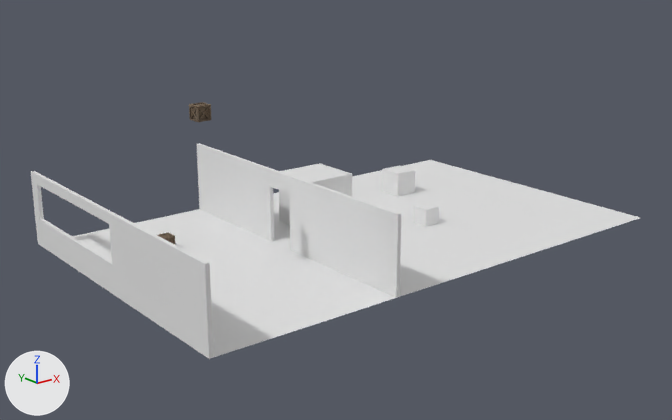
Renders of the glTF model public/models/startingRoom.glb from each side of a commit.
Both versions are drawn from a 50 mm camera at (-14.8, -28.2, 11.2) aimed at (5.6, -2.7, 1.0). The lights are fixed; the arrows at lower left show +X, +Y and +Z. Where no turn or scale is listed for an object, it has been applied to the vertices. Vertices at the same position are counted once.

In view in the first picture: 'Cube', 'Cube.001', 'Cube.002', 'Floor', 'Wall door', 'Wall glass', 'crate', 'crate.001'.
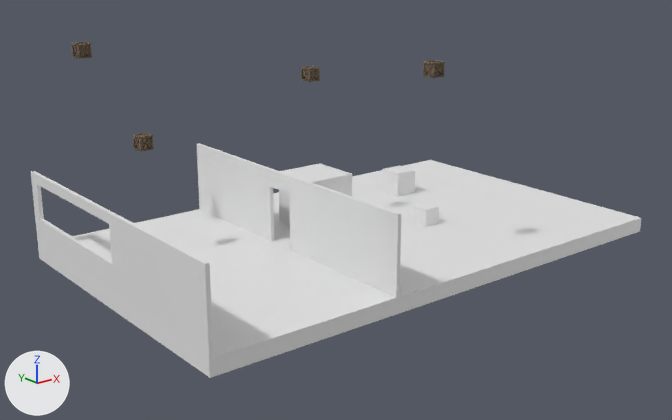
What differs and where, as boxes [x1, y1, x2, y2] in the pictures (672 x 420 px):
'Floor', reshaped (6% wider, 10% taller)
    before: [72, 160, 640, 358]
    after: [38, 160, 641, 378]
'crate.001', moved
    before: [189, 102, 211, 122]
    after: [133, 133, 154, 152]
'crate', moved
    before: [157, 232, 175, 244]
    after: [72, 42, 92, 59]
'crate.003', added
    after: [423, 60, 445, 78]
'crate.002', added
    after: [301, 66, 320, 82]

The change, as a list of edits to the scene's bpy script:
```text
Add mat_crate_003:
    mat_crate_003 = bpy.data.materials.new('crate.003')
    # uses the picture img_crate_basecolor
    # uses the picture img_crate_metallic_crate_roughness
    # uses the picture img_crate_normal
Add mat_crate_002:
    mat_crate_002 = bpy.data.materials.new('crate.002')
    # uses the picture img_crate_basecolor
    # uses the picture img_crate_metallic_crate_roughness
    # uses the picture img_crate_normal
Change me_plane_001:
    used by ob_floor; location = (0.0, 0.0, 0.0)
    remove me_plane_001.from_pydata(...)  # 6 vertices, 4 faces; spans x -3.4..16.3, y -8.5..3.4, z 0.0
    add me_plane_001.from_pydata(...)  # 12 vertices, 24 faces; spans x -3.4..16.3, y -8.5..3.4, z -0.6..0.0
    me_plane_001 part 1
    4 faces are deleted
    6 new vertices lie (0.0, 0.0, -0.6) away from vertices in x -3.4..16.3, y -8.5..3.4, z 0.0
    24 new faces join them
Add me_cube_006:
    me_cube_006.from_pydata(...)  # 388 vertices, 588 faces; spans x -0.248..0.248, y -0.248..0.248, z -0.248..0.248
    me_cube_006.materials.append(mat_crate_003)
Add me_cube_003:
    me_cube_003.from_pydata(...)  # 388 vertices, 588 faces; spans x -0.248..0.248, y -0.248..0.248, z -0.248..0.248
    me_cube_003.materials.append(mat_crate_002)
Change ob_crate:
    ob_crate.location: (0.0, 0.0, 0.25) -> (-1.42, 2.63, 6.87)
Change ob_crate_001:
    ob_crate_001.location: (-0.31, -3.33, 5.49) -> (-0.8, -0.33, 4.06)
Add ob_crate_003:
    ob_crate_003 = bpy.data.objects.new('crate.003', me_cube_006)
    ob_crate_003.location = (6.89, -6.22, 6.48)
Add ob_crate_002:
    ob_crate_002 = bpy.data.objects.new('crate.002', me_cube_003)
    ob_crate_002.location = (5.97, -0.69, 5.73)
```
